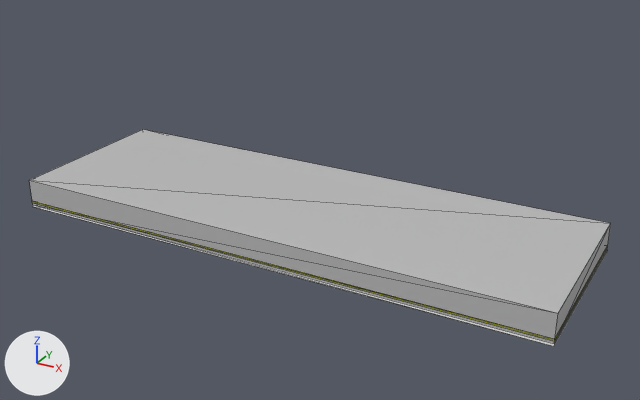
Renders of the OBJ model backend/static/signs/Chữ mica uốn nổi fom đèn LED.obj from each side of a commit.
The view is the same before and after, from a 50 mm camera at (1.469, -1.309, 0.824) aimed at (0.643, 0.192, 0.074). The lights are fixed; the arrows at lower left show +X, +Y and +Z. The picture after the commit comes second. Mesh edges are drawn as thin lines. Where no turn or scale is listed for an object, it has been applied to the vertices. Vertices at exactly the same position are counted once.

Script lines for the objects in view, before the commit:
```python
me_chu_mica_uon_noi_fom_den_led = bpy.data.meshes.new('chu_mica_uon_noi_fom_den_led')
me_chu_mica_uon_noi_fom_den_led.from_pydata(...)  # 20 vertices, 34 faces; spans x 0.0..1.2, y 0.0..0.4, z -0.005..0.06
# faces by material slot: [12, 10, 12]
me_chu_mica_uon_noi_fom_den_led.materials.append(mat_mat_808080)  # grey #bcbcbc
me_chu_mica_uon_noi_fom_den_led.materials.append(mat_mat_ffffff)  # white #ffffff
me_chu_mica_uon_noi_fom_den_led.materials.append(mat_mat_ffff00)  # yellow #ffff00
ob_chu_mica_uon_noi_fom_den_led = bpy.data.objects.new('chu_mica_uon_noi_fom_den_led', me_chu_mica_uon_noi_fom_den_led)
ob_chu_mica_uon_noi_fom_den_led.location = (0.0, 0.0, 0.0)
```
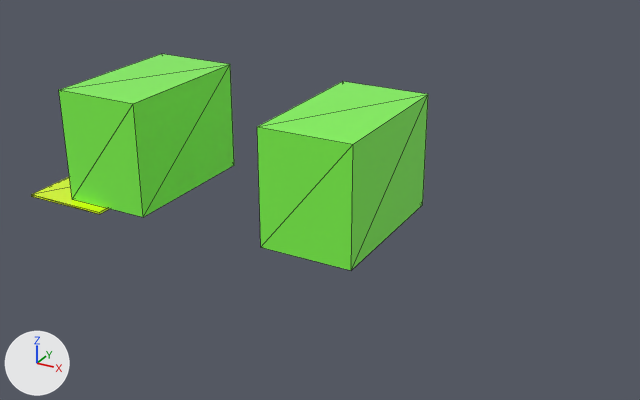
The change in detail:
Material 'Mat_bfff00' (mat_mat_bfff00) is new.
Its base color is (0.749, 1.0, 0.0) (yellow #e0ff00).
Its roughness is 0.0.
Material 'Mat_39ff14' (mat_mat_39ff14) is new.
Its base color is (0.224, 1.0, 0.0784) (green #82ff4f).
Its roughness is 0.0.
me_chu_mica_uon_noi_fom_den_led is used by ob_chu_mica_uon_noi_fom_den_led; location (0.0, 0.0, 0.0).
me_chu_mica_uon_noi_fom_den_led had 20 vertices, 34 faces and spanned x 0.0..1.2, y 0.0..0.4, z -0.005..0.06.
me_chu_mica_uon_noi_fom_den_led no longer uses material mat_mat_808080 (grey #bcbcbc).
me_chu_mica_uon_noi_fom_den_led no longer uses material mat_mat_ffffff (white #ffffff).
me_chu_mica_uon_noi_fom_den_led no longer uses material mat_mat_ffff00 (yellow #ffff00).
me_chu_mica_uon_noi_fom_den_led now has 24 vertices, 36 faces and spans x 0.0..0.802, y 0.0..0.375, z 0.02..0.279.
me_chu_mica_uon_noi_fom_den_led part 1: a new loose piece, a box spanning x 0.1..0.302, y 0.025..0.375, z 0.025..0.279, in mat_mat_39ff14 (green #82ff4f).
me_chu_mica_uon_noi_fom_den_led part 2: a new loose piece, a box spanning x 0.6..0.802, y 0.025..0.375, z 0.025..0.279, in mat_mat_39ff14 (green #82ff4f).
me_chu_mica_uon_noi_fom_den_led part 3: a new loose piece, a box spanning x 0.0..0.2023, y 0.0..0.35, z 0.0204..0.0254, in mat_mat_bfff00 (yellow #e0ff00).
me_chu_mica_uon_noi_fom_den_led part 4: the loose piece of 12 vertices spanning x 0.0..1.2, y 0.0..0.4, z -0.005..0.06 is deleted.
me_chu_mica_uon_noi_fom_den_led part 5: the loose piece of 8 vertices spanning x 0.0..1.2, y 0.0..0.4, z 0.005..0.01 is deleted.
me_chu_mica_uon_noi_fom_den_led gains material mat_mat_39ff14 (green #82ff4f).
me_chu_mica_uon_noi_fom_den_led gains material mat_mat_bfff00 (yellow #e0ff00).

Boxes [x1, y1, x2, y2] around the edits, measured in the pictures (640 x 400 px):
'chu_mica_uon_noi_fom_den_led', reshaped, recoloured (32% narrower)
    before: [29, 129, 611, 346]
    after: [31, 54, 428, 270]
part 1 of me_chu_mica_uon_noi_fom_den_led, added (green)
    after: [59, 54, 234, 217]
part 2 of me_chu_mica_uon_noi_fom_den_led, added (green)
    after: [257, 81, 428, 270]
part 3 of me_chu_mica_uon_noi_fom_den_led, added
    after: [31, 177, 109, 214]
part 4 of me_chu_mica_uon_noi_fom_den_led, deleted
    before: [29, 129, 611, 346]
part 5 of me_chu_mica_uon_noi_fom_den_led, deleted
    before: [33, 201, 608, 341]
